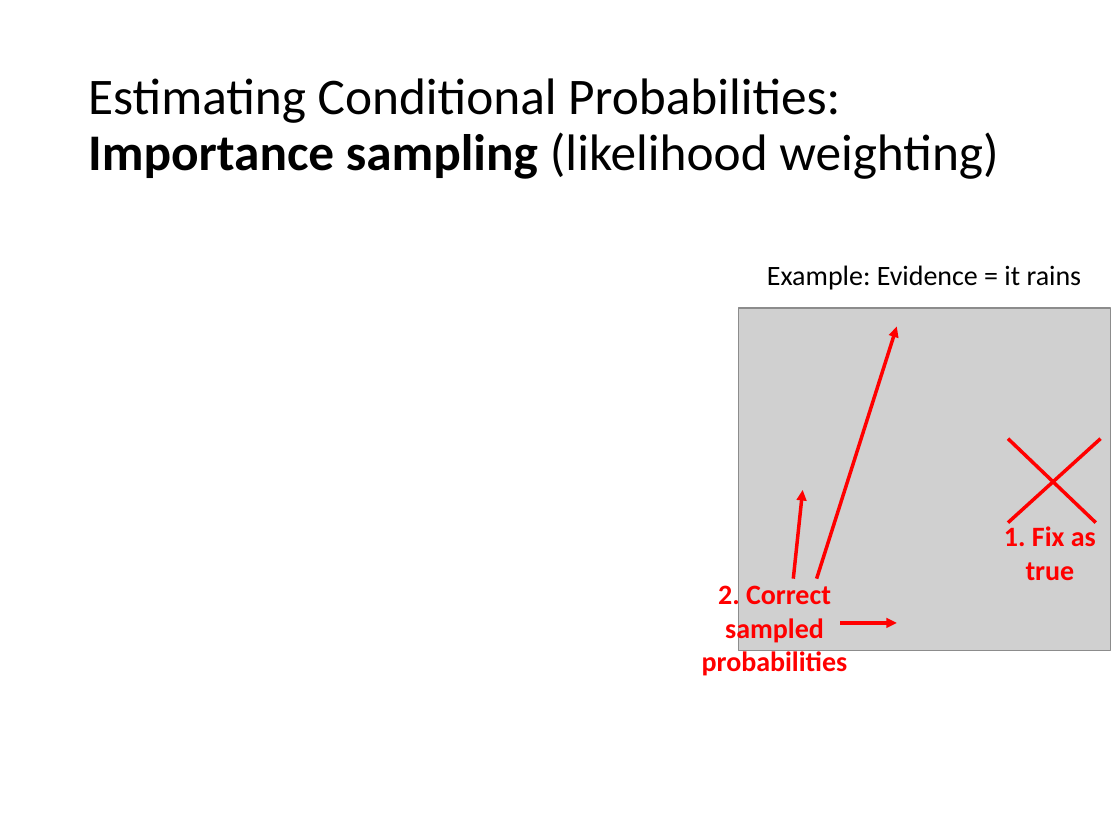
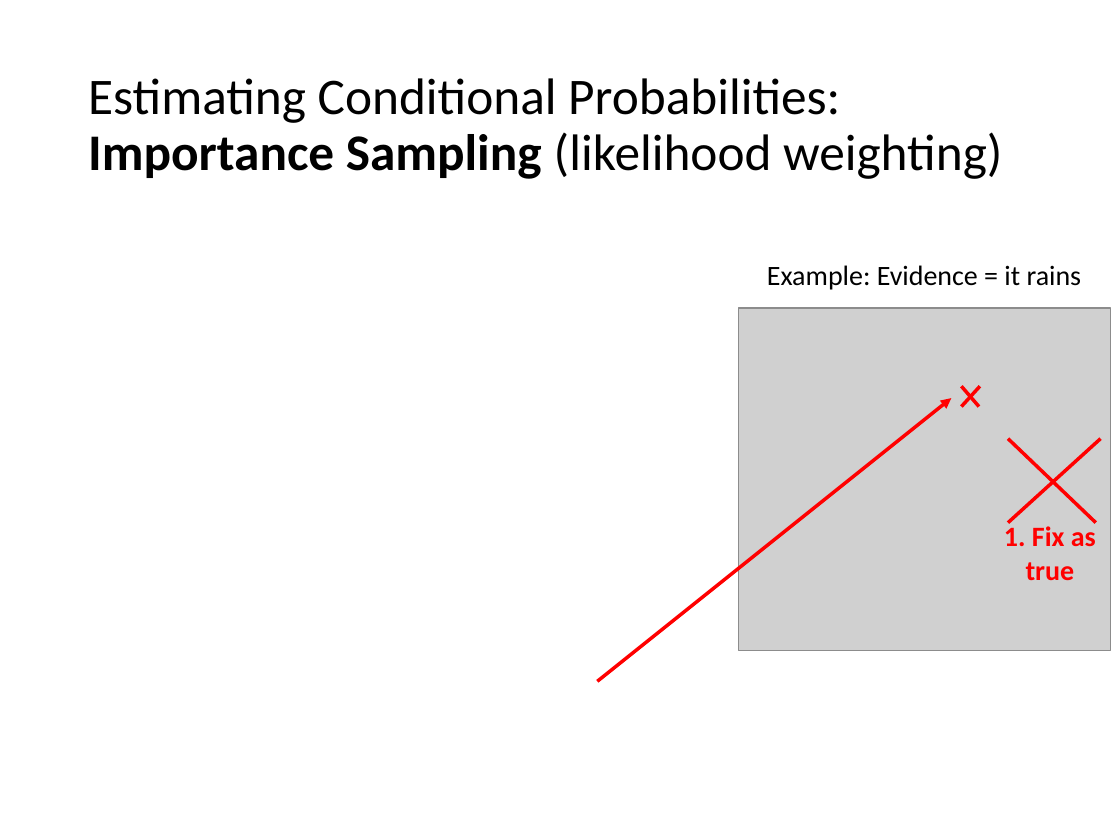
Before and after one commit to mhahsler/CS7320-AI, a slide deck: slide 39 of slides/13_bayes_nets.pptx. Drawn at 1120x840 pixels with LibreOffice and Linux fonts; fonts in the diff are those of the drawing; grey boxes stand for pictures. Boxes give left, top, right and bottom in pixels: in the first picture for what was removed or moved away, otherwise in the second. Text is boxed around its words. In the diff, an @@ line names an element or a change of style, - is before the commit and + after.

```diff
--- a/slides/13_bayes_nets.pptx
+++ b/slides/13_bayes_nets.pptx
@@ title at (88,78,1002,179): text changed @@
-Estimating Conditional Probabilities:
-Importance sampling (likelihood weighting)
+Estimating Conditional Probabilities:
+Importance Sampling (likelihood weighting)
@@ arrow removed from (816, 579) to (897, 327) @@
@@ line added from (980, 386) to (961, 407), #FF0000 2.25 pt @@
@@ line added from (961, 386) to (979, 407), #FF0000 2.25 pt @@
@@ arrow moved from (793, 579) - (803, 491) to (597, 681) - (951, 398) @@
@@ text removed at (702,581,848,676) @@
-2. Correct sampled probabilities
@@ arrow removed from (840, 623) to (897, 623) @@
```
Also in this commit, not shown: 27 other slides changed, 3 other files.
